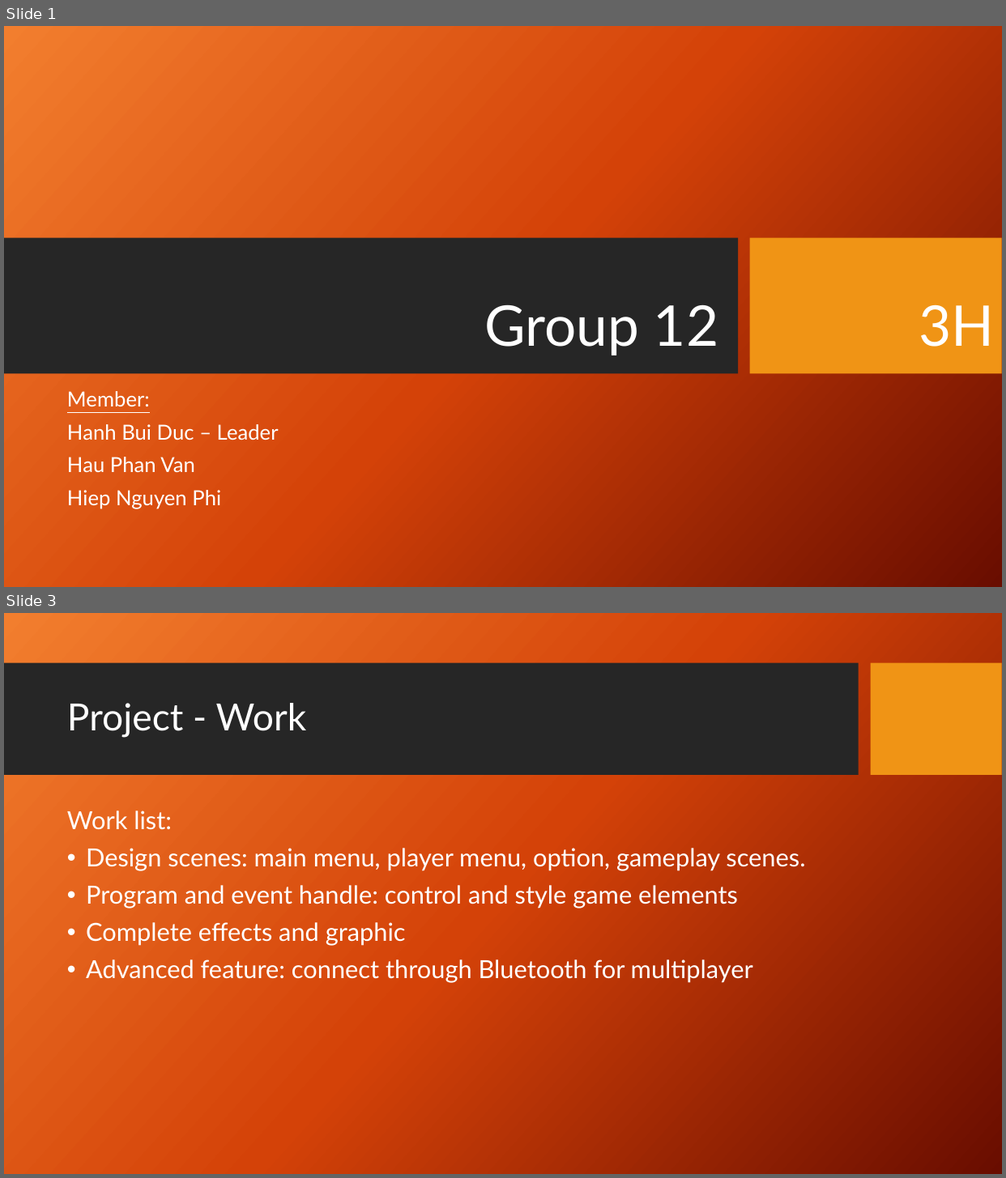
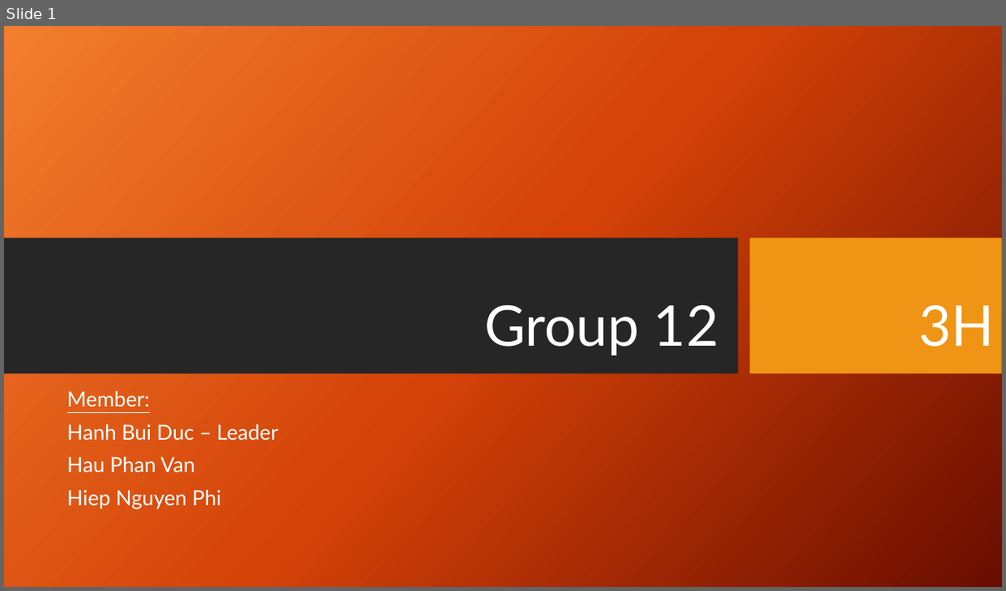
Before and after one commit to techcamp15-vietnam/team12, a slide deck: Report/[Report] TechCamp.pptx. Shown one above the other, each under a label of ours: slides 1 and 3 before the commit, slide 1 after it; the slides between them are not shown. The pictures are 1006x1178 and 1006x591 pixels, drawn with LibreOffice and Linux fonts; fonts in the diff are those of the drawing; background and template pictures are left out. Boxes give left, top, right and bottom in pixels: in the first picture for what was removed or moved away, otherwise in the second. Text is boxed around its words. In the diff, an @@ line names an element or a change of style, - is before the commit and + after.

```diff
--- a/Report/[Report] TechCamp.pptx
+++ b/Report/[Report] TechCamp.pptx
@@ slide 3 removed at (4, 613, 1002, 1174), background picture (left out) @@
@@ rectangle removed at (4, 663, 859, 776) @@
@@ rectangle removed at (871, 663, 1002, 776) @@
@@ title removed at (67, 703, 307, 738) @@
-Project - Work
@@ text removed at (67, 811, 805, 983) @@
-Work list:
-• Design scenes: main menu, player menu, option, gameplay scenes.
-• Program and event handle: control and style game elements
-• Complete effects and graphic
-• Advanced feature: connect through Bluetooth for multiplayer
```
Also in this commit, not shown: 1 slide added, 2 other slides removed.
